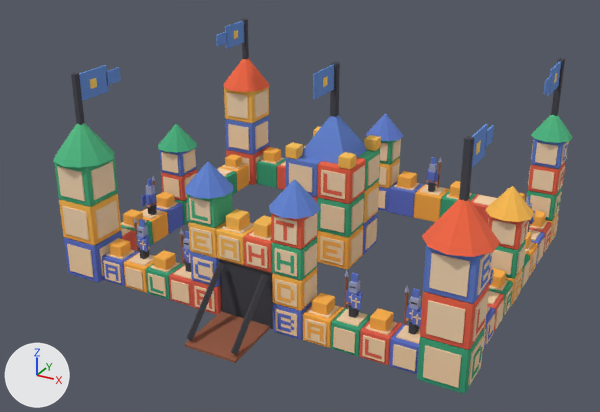
Renders of the glTF model public/assets/toycar/set-block-fortress.glb from each side of a commit.
Rendered twice from a 50 mm camera at (15.6, -30.9, 17.6) aimed at (-0.4, -1.9, 3.1). The lights are fixed; the arrows at lower left show +X, +Y and +Z. The older version comes first. Where no turn or scale is listed for an object, it has been applied to the vertices. Vertices at exactly the same position are counted once.

Before the edit, the objects in view are built like this:
```python
me_anim_flutter_p_1_9_1 = bpy.data.meshes.new('anim_flutter:p=1.9#1')
me_anim_flutter_p_1_9_1.from_pydata(...)  # 72 vertices, 132 faces; spans x -0.05..0.05, y 0.05..2.65, z -1.12..0.03
me_anim_flutter_p_1_9_1.materials.append(mat_colormap)  # picture img_colormap_png
me_anim_flutter_p_2_3_3 = bpy.data.meshes.new('anim_flutter:p=2.3#3')
me_anim_flutter_p_2_3_3.from_pydata(...)  # 72 vertices, 132 faces; spans x -0.05..0.05, y 0.05..2.65, z -1.12..0.03
me_anim_flutter_p_2_3_3.materials.append(mat_colormap)  # picture img_colormap_png
me_quad_006 = bpy.data.meshes.new('quad.006')
me_quad_006.from_pydata(...)  # 160 vertices, 96 faces; spans x -12.4..5.8, y -0.7..13.3, z -0.3..4.4
me_quad_006.materials.append(mat_colormap)  # picture img_colormap_png
ob_anim_flutter_p_1_9_1 = bpy.data.objects.new('anim_flutter:p=1.9#1', me_anim_flutter_p_1_9_1)
ob_anim_flutter_p_1_9_1.location = (-8.25, -6.4, 8.9)
ob_anim_flutter_p_2_3_3 = bpy.data.objects.new('anim_flutter:p=2.3#3', me_anim_flutter_p_2_3_3)
ob_anim_flutter_p_2_3_3.location = (8.25, -6.4, 8.9)
ob_quad_006 = bpy.data.objects.new('quad.006', me_quad_006)
ob_quad_006.location = (3.15, -6.4, 0.6)
# also in view: 'Cone.003' at (-8.2, 6.4, 6.2); 'Cube.270' at (-0.6, -6.4, 3.2); 'Cube.187' at (-8.2, -7.3, 0.9); 'Cube.255' at (-1.9, -6.4, 4.6); 'Cone.008' at (1.9, -6.4, 5.8)
```
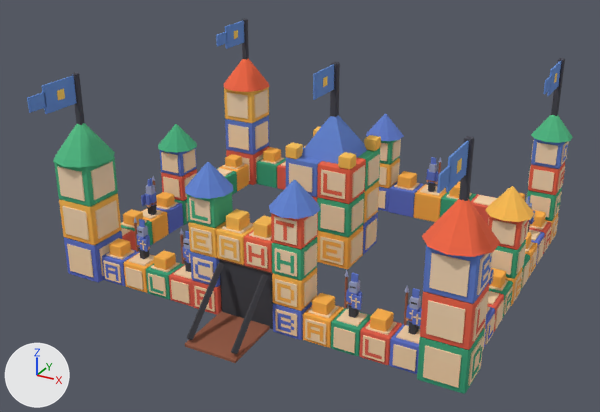
The edits, one by one:
me_anim_flutter_p_1_9_1 is used by ob_anim_flutter_p_1_9_1; location (-8.25, -6.4, 8.9).
me_anim_flutter_p_1_9_1 had 72 vertices, 132 faces and spanned x -0.05..0.05, y 0.05..2.65, z -1.12..0.03.
me_anim_flutter_p_1_9_1 now has 72 vertices, 132 faces and spans x -0.05..0.05, y -2.65..-0.05, z -1.12..0.03.
me_anim_flutter_p_1_9_1 part 1: the loose piece of 24 vertices spanning x -0.04..0.04, y 0.05..1.85, z -1.12..0.03 is moved by (0.0, -1.9, 0.0).
me_anim_flutter_p_1_9_1 part 2: the loose piece of 24 vertices spanning x -0.04..0.04, y 1.75..2.65, z -0.85..-0.25 is moved by (0.0, -4.4, 0.0).
me_anim_flutter_p_1_9_1 part 3: the loose piece of 24 vertices spanning x -0.05..0.05, y 0.74..1.16, z -0.76..-0.34 is moved by (0.0, -1.9, 0.0).
me_anim_flutter_p_2_3_3 is used by ob_anim_flutter_p_2_3_3; location (8.25, -6.4, 8.9).
me_anim_flutter_p_2_3_3 had 72 vertices, 132 faces and spanned x -0.05..0.05, y 0.05..2.65, z -1.12..0.03.
me_anim_flutter_p_2_3_3 now has 72 vertices, 132 faces and spans x -0.05..0.05, y -2.65..-0.05, z -1.12..0.03.
me_anim_flutter_p_2_3_3 part 4: the loose piece of 24 vertices spanning x -0.04..0.04, y 0.05..1.85, z -1.12..0.03 is moved by (0.0, -1.9, 0.0).
me_anim_flutter_p_2_3_3 part 5: the loose piece of 24 vertices spanning x -0.04..0.04, y 1.75..2.65, z -0.85..-0.25 is moved by (0.0, -4.4, 0.0).
me_anim_flutter_p_2_3_3 part 6: the loose piece of 24 vertices spanning x -0.05..0.05, y 0.74..1.16, z -0.76..-0.34 is moved by (0.0, -1.9, 0.0).

What differs and where, as boxes (x1, y1, x2, y2) in the pictures (600 x 412 px; the box of a moved part takes in the faces that stretch with it):
'anim_flutter:p=1.9#1', reshaped (21% wider): before (79, 65, 120, 101); after (27, 76, 77, 114)
'anim_flutter:p=2.3#3', reshaped: before (471, 124, 494, 168); after (437, 141, 469, 193)
part 1 of me_anim_flutter_p_1_9_1, moved or reshaped: before (79, 65, 109, 101); after (41, 76, 77, 114)
part 2 of me_anim_flutter_p_1_9_1, moved or reshaped: before (106, 67, 120, 85); after (27, 93, 47, 113)
part 3 of me_anim_flutter_p_1_9_1, moved or reshaped: before (90, 78, 97, 89); after (57, 89, 65, 100)
part 4 of me_anim_flutter_p_2_3_3, moved or reshaped: before (471, 124, 488, 168); after (446, 141, 469, 193)
part 5 of me_anim_flutter_p_2_3_3, moved or reshaped: before (485, 125, 494, 147); after (437, 166, 451, 193)
part 6 of me_anim_flutter_p_2_3_3, moved or reshaped: before (476, 140, 481, 155); after (457, 158, 462, 173)
